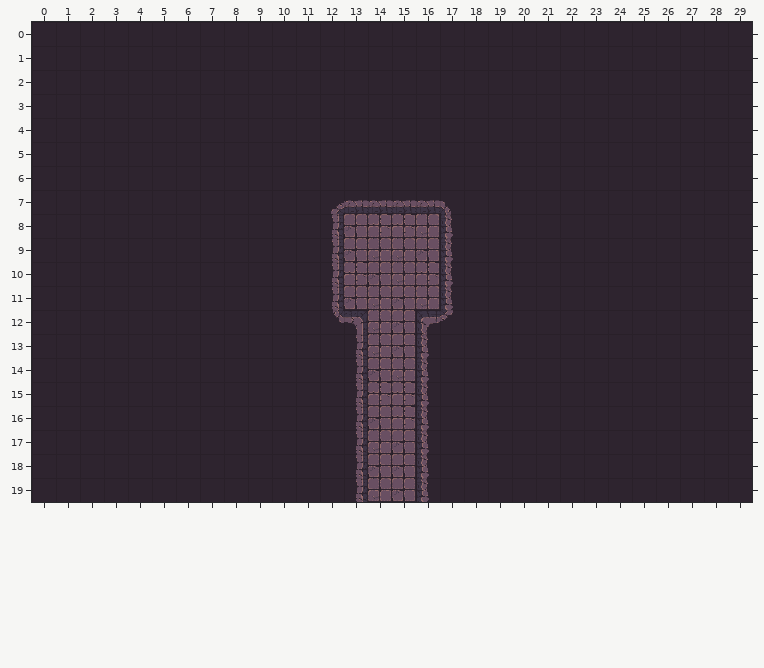
Tiled map: assets/maps/Dungeon/Hall/MapxxBx.tmx. The picture above is the old version.
Cells are 32x32 px. Shown: x 0..29, y 0..19.
New version:
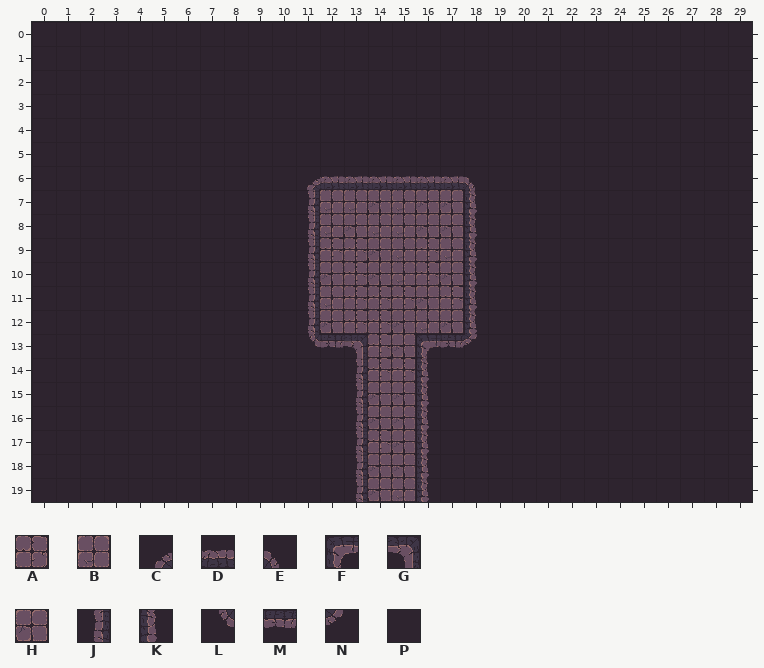
Key: from "Dungeon Crawler Tileset": A 0, B 1, C 2, D 3, E 4, F 5, G 8, H 10, J 12, K 14, L 22, M 23, N 24, P 57.
_ is an empty cell.
The exact change:
Layer "Tile layer 1":
y 6: x 11..18 PPPPPPPP -> CDDDDDDE
y 7: x 11..18 PCDDDDEP -> JBBHBHHK
y 8: x 11..12 PJ -> JB; x 14..18 AABKP -> BBHHK
y 9: x 11..14 PJHB -> JAAH; x 16..18 HKP -> ABK
y 10: x 11..12 PJ -> JH; x 17..18 KP -> HK
y 11: x 11..18 PJHBHBKP -> JBAAAHAK
y 12: x 11..14 PLGB -> JHAA; x 16..18 FNP -> BHK
y 13: x 11..14 PPJB -> LMGA; x 16..18 KPP -> FMN
y 14: x 14..15 HB -> AA
y 15: x 14..15 AA -> HH
y 16: x 15 A -> H
y 17: x 14 B -> A
y 19: x 14..15 BH -> HB
